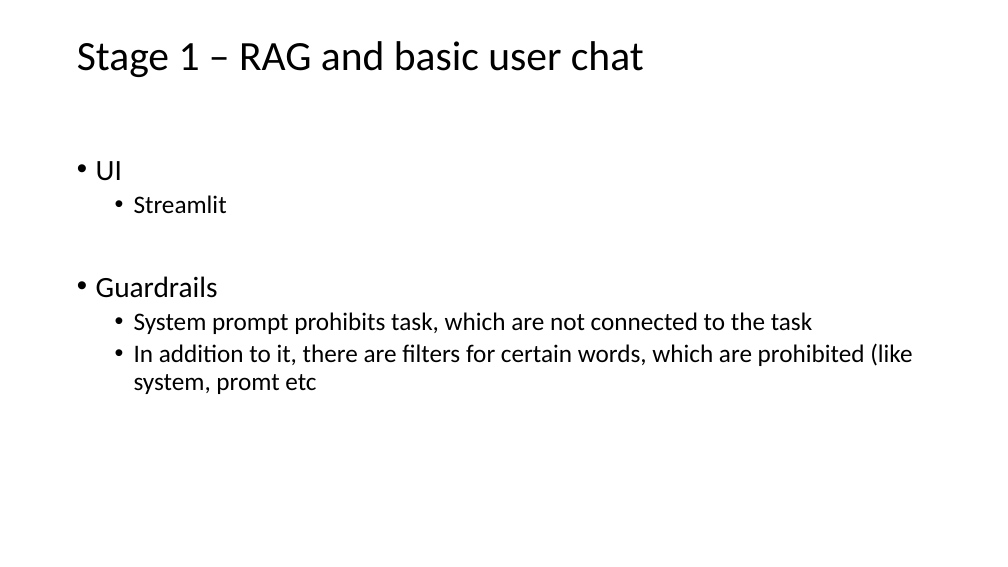
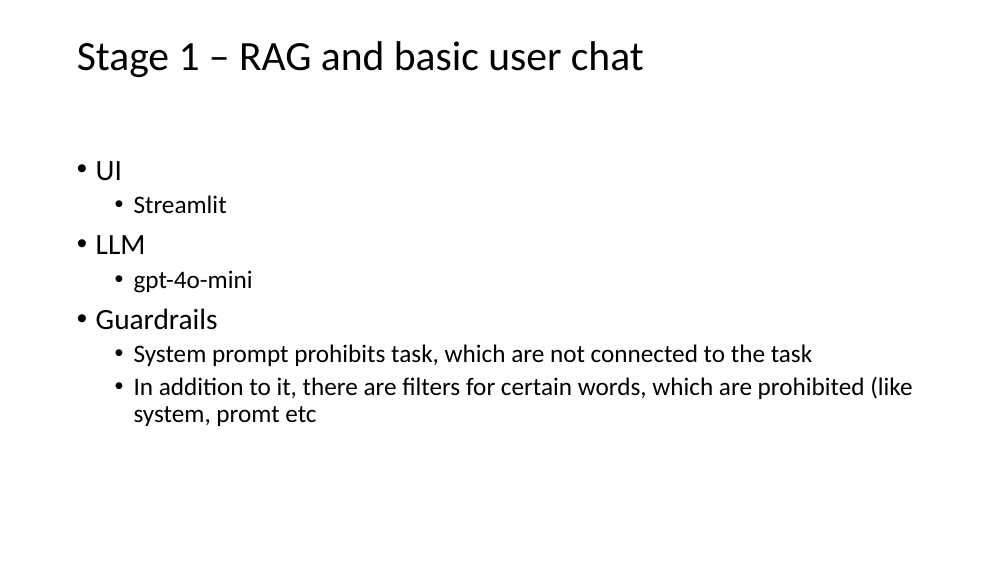
Before and after one commit to devtpc/parking-chatbot, a slide deck: slide 3 of artifacts/DeckChatbot.pptx. Drawn at 1008x567 pixels with LibreOffice and Linux fonts; fonts in the diff are those of the drawing. Boxes give left, top, right and bottom in pixels: in the first picture for what was removed or moved away, otherwise in the second. Text is boxed around its words. In the diff, an @@ line names an element or a change of style, - is before the commit and + after.

```diff
--- a/artifacts/DeckChatbot.pptx
+++ b/artifacts/DeckChatbot.pptx
@@ text at box(96, 235, 253, 293): paragraphs added @@
+• LLM
+  • gpt-4o-mini
```
Also in this commit, not shown: 3 other slides changed, 3 other files.
